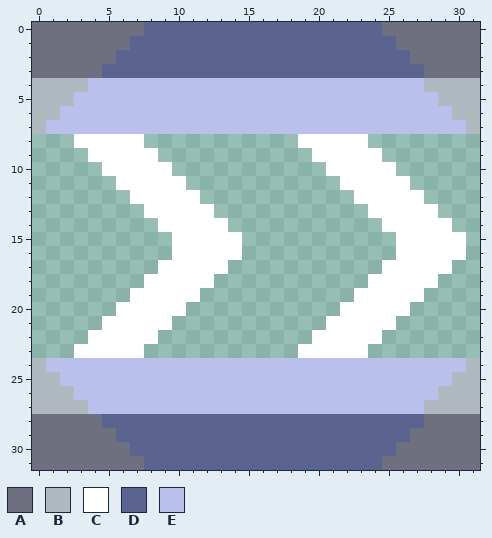
Pixel-art sprite: assets/sprites/blocks/liquid/silisteel-conduit-top-0.png. Above: the version before the commit.
The file is 32x32 pixels. Colours within 5 levels of each other are drawn and written as one.
Palette (. is transparent): A #6e7080  B #b0b9c0  C #ffffff  D #5b648f  E #b9c0eb
Pixels before, first column x 0:
 0 AAAAAAAADDDDDDDDDDDDDDDDDAAAAAAA
 1 AAAAAAADDDDDDDDDDDDDDDDDDDAAAAAA
 2 AAAAAADDDDDDDDDDDDDDDDDDDDDAAAAA
 3 AAAAADDDDDDDDDDDDDDDDDDDDDDDAAAA
 4 BBBBEEEEEEEEEEEEEEEEEEEEEEEEBBBB
 5 BBBEEEEEEEEEEEEEEEEEEEEEEEEEEBBB
 6 BBEEEEEEEEEEEEEEEEEEEEEEEEEEEEBB
 7 BEEEEEEEEEEEEEEEEEEEEEEEEEEEEEEB
 8 ...CCCCC...........CCCCC........
 9 ....CCCCC...........CCCCC.......
10 .....CCCCC...........CCCCC......
11 ......CCCCC...........CCCCC.....
12 .......CCCCC...........CCCCC....
13 ........CCCCC...........CCCCC...
14 .........CCCCC...........CCCCC..
15 ..........CCCCC...........CCCCC.
16 ..........CCCCC...........CCCCC.
17 .........CCCCC...........CCCCC..
18 ........CCCCC...........CCCCC...
19 .......CCCCC...........CCCCC....
20 ......CCCCC...........CCCCC.....
21 .....CCCCC...........CCCCC......
22 ....CCCCC...........CCCCC.......
23 ...CCCCC...........CCCCC........
24 BEEEEEEEEEEEEEEEEEEEEEEEEEEEEEEB
25 BBEEEEEEEEEEEEEEEEEEEEEEEEEEEEBB
26 BBBEEEEEEEEEEEEEEEEEEEEEEEEEEBBB
27 BBBBEEEEEEEEEEEEEEEEEEEEEEEEBBBB
28 AAAAADDDDDDDDDDDDDDDDDDDDDDDAAAA
29 AAAAAADDDDDDDDDDDDDDDDDDDDDAAAAA
30 AAAAAAADDDDDDDDDDDDDDDDDDDAAAAAA
31 AAAAAAAADDDDDDDDDDDDDDDDDAAAAAAA
The same view after the edit:
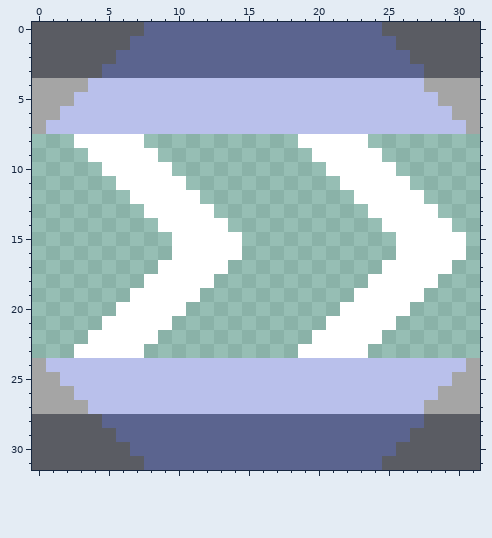
Edits made:
colour A: #6e7080 -> #5a5c63
colour B: #b0b9c0 -> #a5a5a5
Changed places in both pictures, as pixel boxes (x1, y1, x2, y2):
changed: (32, 22, 144, 134)
changed: (382, 22, 480, 134)
changed: (32, 358, 144, 470)
changed: (382, 358, 480, 470)
